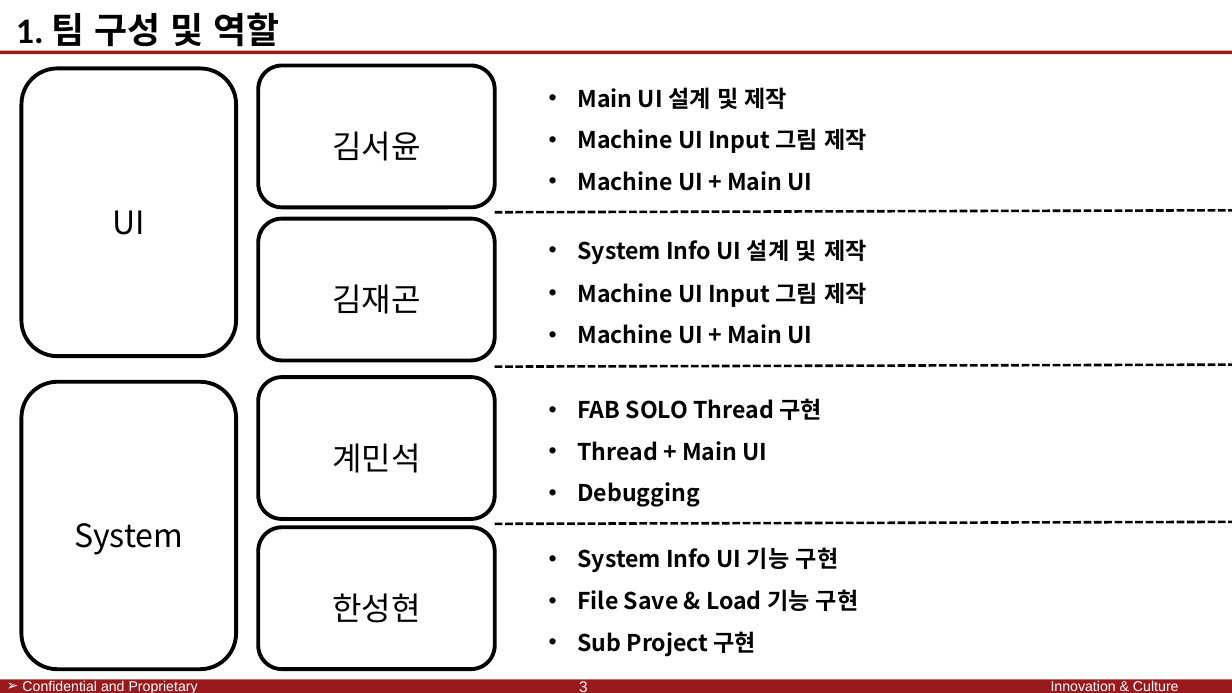
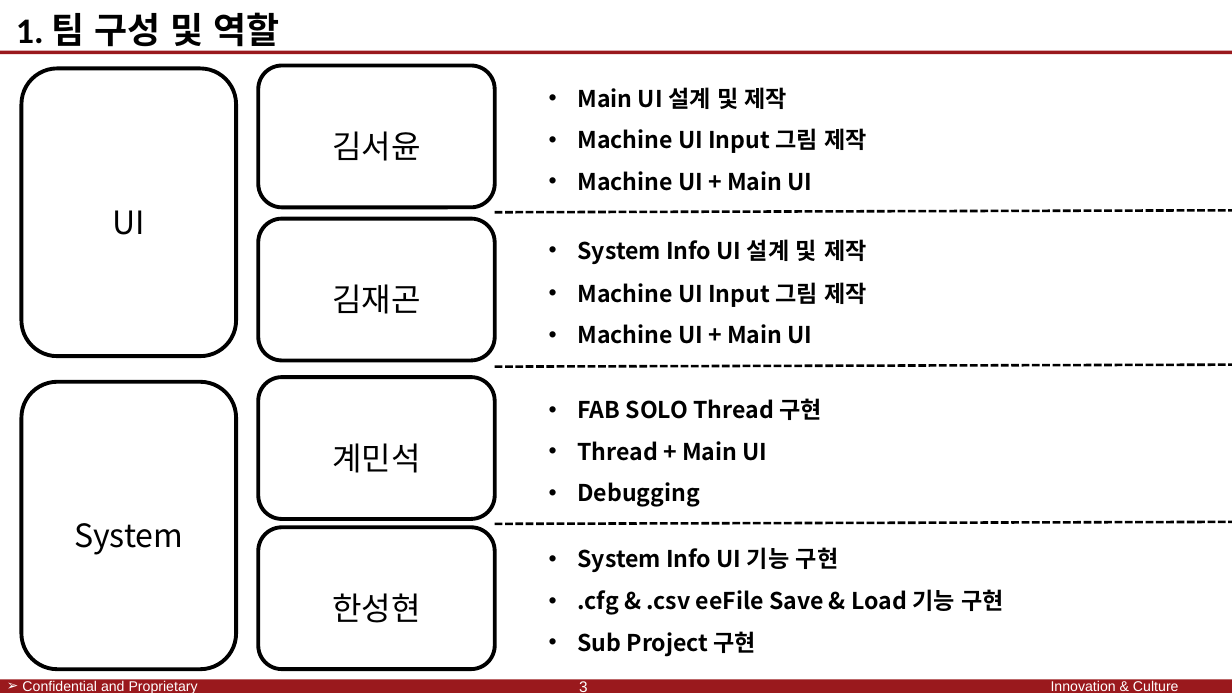
Before and after one commit to SaintSeong/JusungProject, a slide deck: slide 3 of A조 발표/A조 발표.pptx. Drawn at 1232x693 pixels with LibreOffice and Linux fonts; fonts in the diff are those of the drawing; background and template pictures are left out. Boxes give left, top, right and bottom in pixels: in the first picture for what was removed or moved away, otherwise in the second. Text is boxed around its words. In the diff, an @@ line names an element or a change of style, - is before the commit and + after.

```diff
--- a/A조 발표/A조 발표.pptx
+++ b/A조 발표/A조 발표.pptx
@@ text at [577,589,1004,615]: text changed @@
-• File Save & Load 기능 구현
+• .cfg & .csv eeFile Save & Load 기능 구현
```
Also in this commit, not shown: 2 other slides changed, 1 other file.
